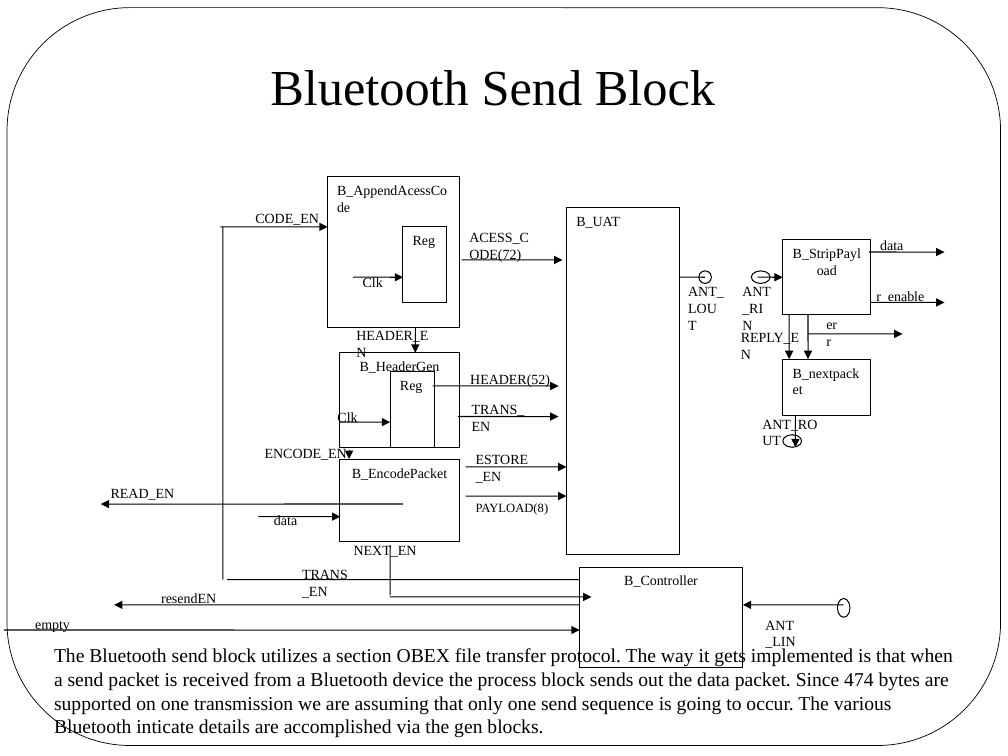
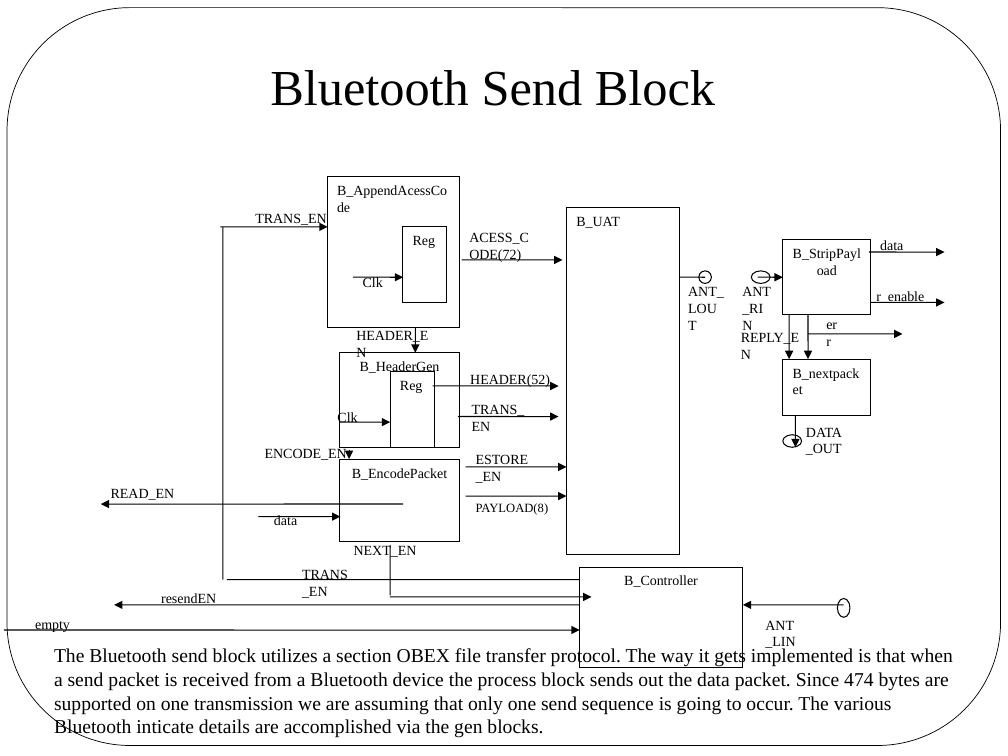
Before and after one commit to YonatanFeleke/ece437-key-logger, a slide deck: slide 19 of bTooth/Wireless Keylogger.odp. Drawn at 1008x756 pixels with LibreOffice and Linux fonts; fonts in the diff are those of the drawing. Boxes give left, top, right and bottom in pixels: in the first picture for what was removed or moved away, otherwise in the second. Text is boxed around its words. In the diff, an @@ line names an element or a change of style, - is before the commit and + after.

```diff
--- a/bTooth/Wireless Keylogger.odp
+++ b/bTooth/Wireless Keylogger.odp
@@ text at <box>255,213,326,227</box>: text changed @@
-CODE_EN
+TRANS_EN
@@ text at <box>806,427,842,455</box>: text changed @@
-ANT_ROUT
+DATA_OUT
```
Also in this commit, not shown: 2 other files.
